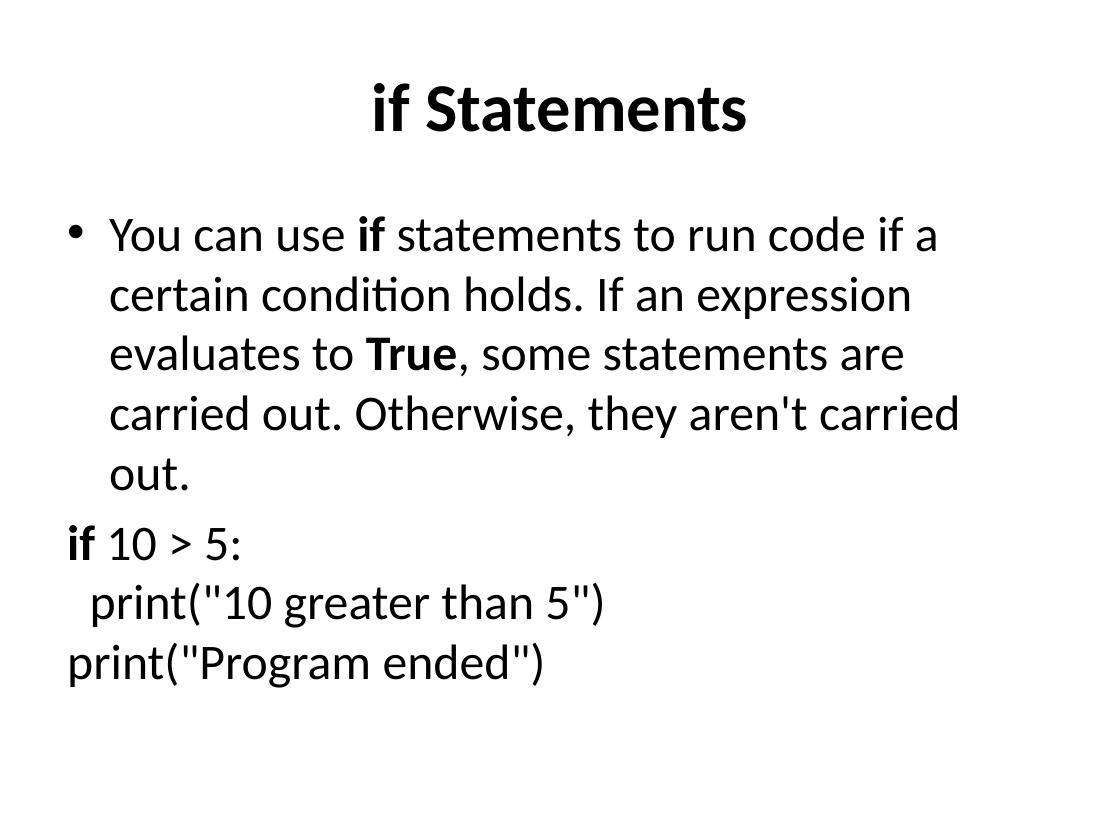
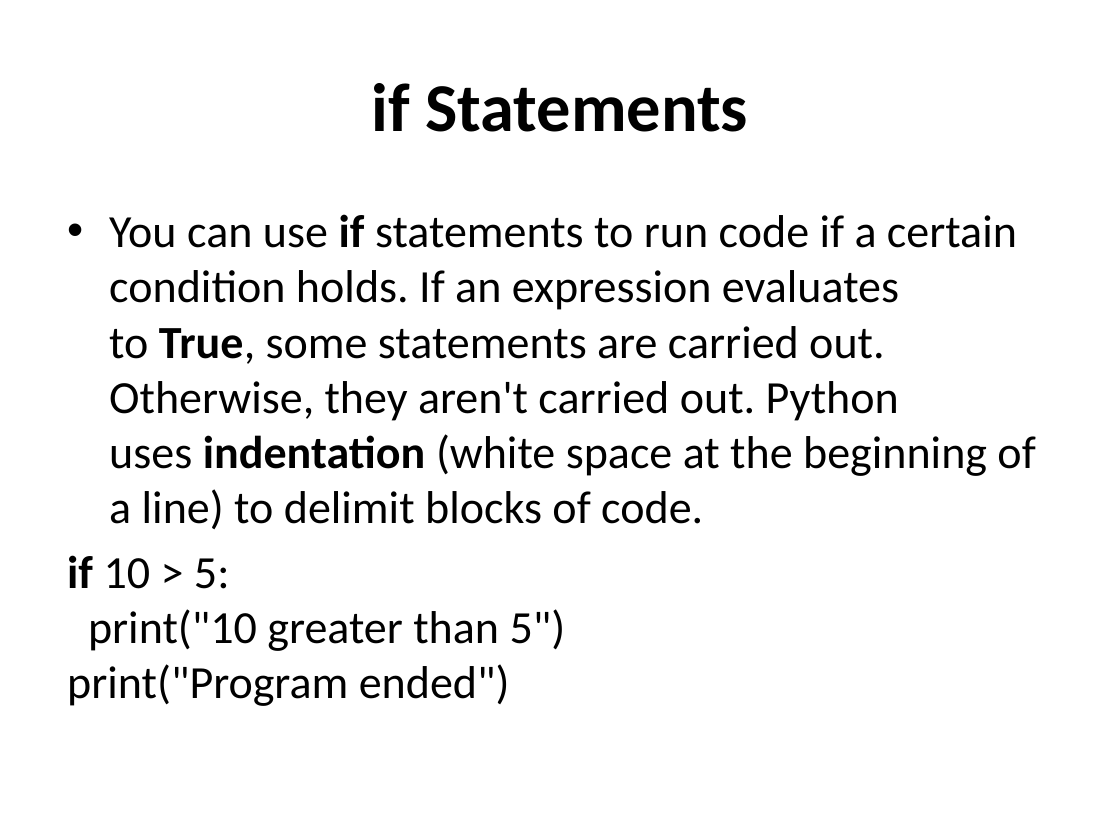
Before and after one commit to sip11/python, a slide deck: slide 20 of What is Python.pptx. Drawn at 1120x840 pixels with LibreOffice and Linux fonts; fonts in the diff are those of the drawing. Boxes give left, top, right and bottom in pixels: in the first picture for what was removed or moved away, otherwise in the second. Text is boxed around its words. In the diff, an @@ line names an element or a change of style, - is before the commit and + after.

Commit message:
ppt updated

```diff
--- a/What is Python.pptx
+++ b/What is Python.pptx
@@ text at (109, 214, 1035, 529): text changed; size 32 to 29.6 pt @@
-• You can use if statements to run code if a certain condition holds. If an expression evaluates to True, some statements are carried out. Otherwise, they aren't carried out.
+• You can use if statements to run code if a certain condition holds. If an expression evaluates to True, some statements are carried out. Otherwise, they aren't carried out. Python uses indentation (white space at the beginning of a line) to delimit blocks of code.
@@ text at (67, 555, 566, 706): size 32 to 29.6 pt in "if 10 > 5: print("10 greater than ..." @@
```
Also in this commit, not shown: 9 slides added, 1 slide removed.
